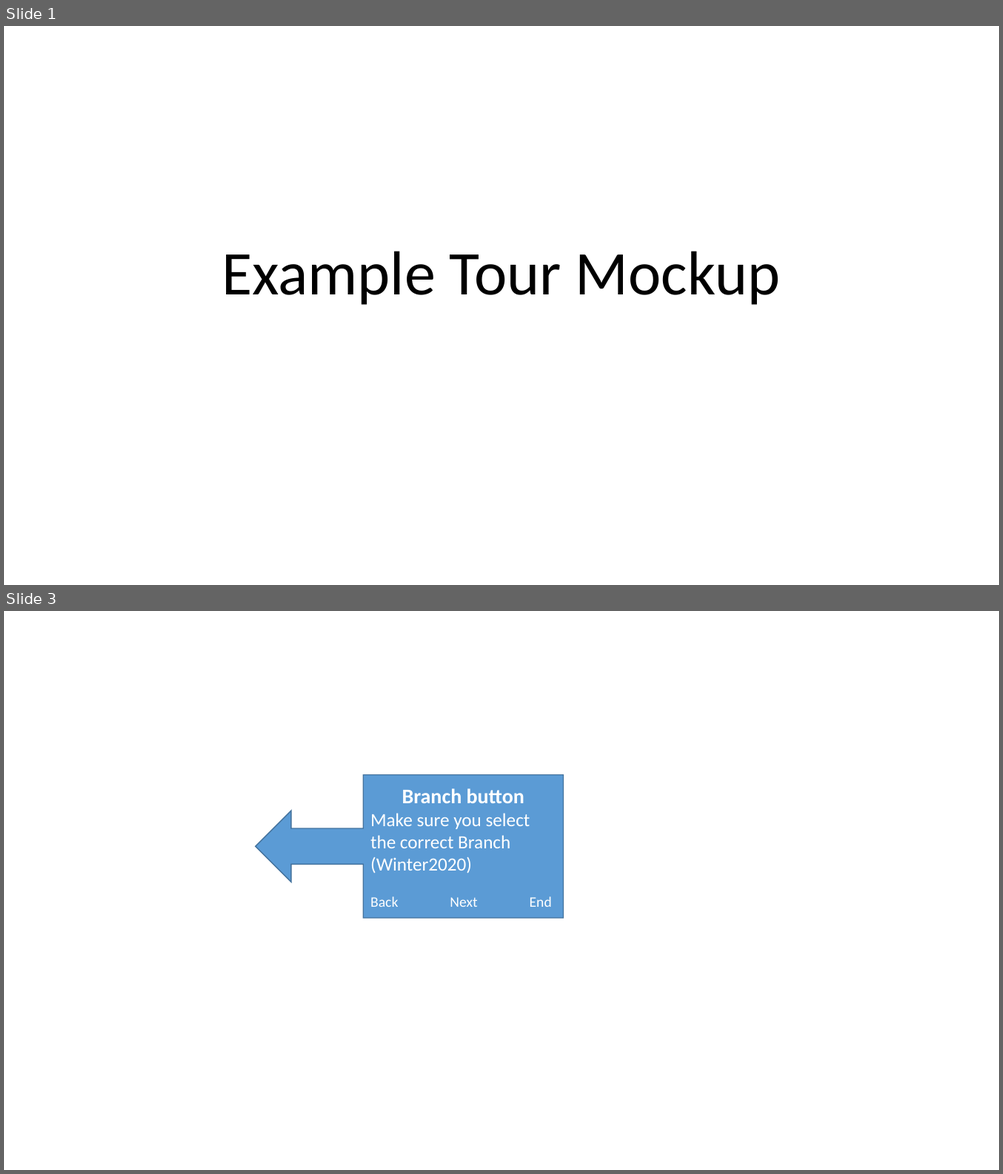
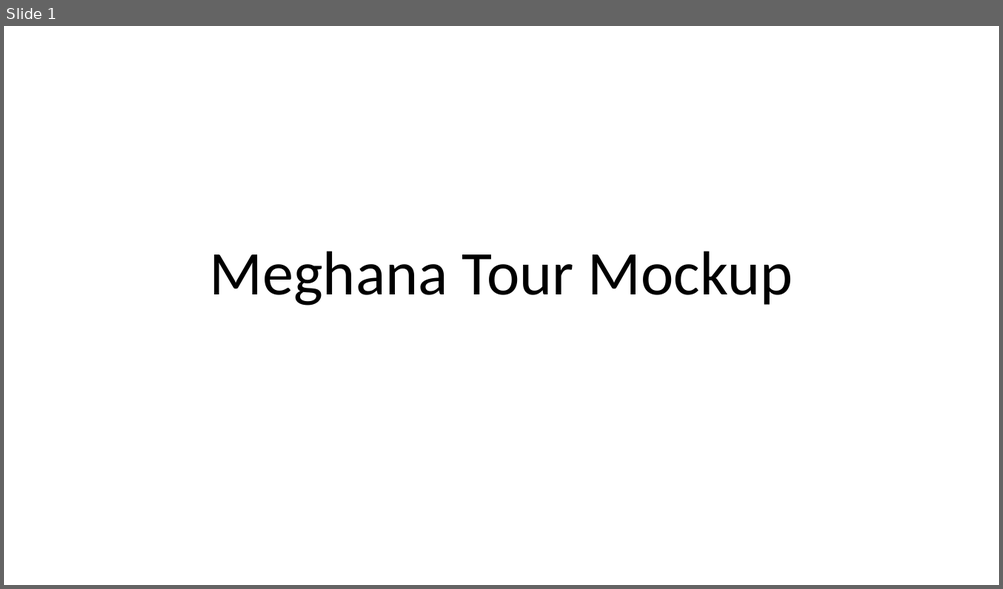
Before and after one commit to ZoeLawson/mcc_tools_tech, a slide deck: Week04-Tours/Homework/meghana_week4_homework/meghana_week4_homework.pptx. Shown one above the other, each under a label of ours: slides 1 and 3 before the commit, slide 1 after it; the slides between them are not shown. The pictures are 1003x1174 and 1003x589 pixels, drawn with LibreOffice and Linux fonts; fonts in the diff are those of the drawing; background and template pictures are left out. Boxes give left, top, right and bottom in pixels: in the first picture for what was removed or moved away, otherwise in the second. Text is boxed around its words. In the diff, an @@ line names an element or a change of style, - is before the commit and + after.

Commit message:
meghana week 4 homework

```diff
--- a/Week04-Tours/Homework/meghana_week4_homework/meghana_week4_homework.pptx
+++ b/Week04-Tours/Homework/meghana_week4_homework/meghana_week4_homework.pptx
@@ slide 3 removed at [4, 611, 999, 1170], background #FFFFFF @@
@@ left arrow callout removed at [256, 775, 563, 918] @@
-Branch button
-Make sure you select the correct Branch (Winter2020)
-Back Next End
@@ slide 1 changed as well @@
@@ title at [210, 251, 793, 306]: text changed @@
-Example Tour Mockup
+Meghana Tour Mockup
```
Also in this commit, not shown: 6 slides added, 3 other slides removed.
